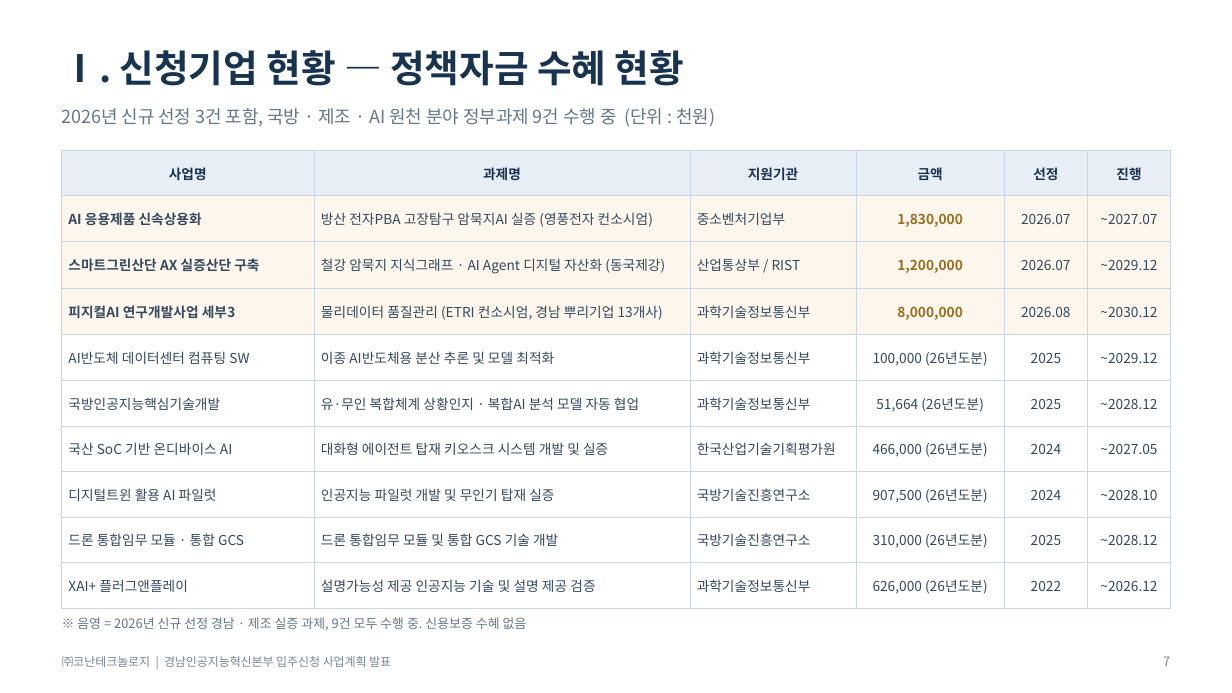
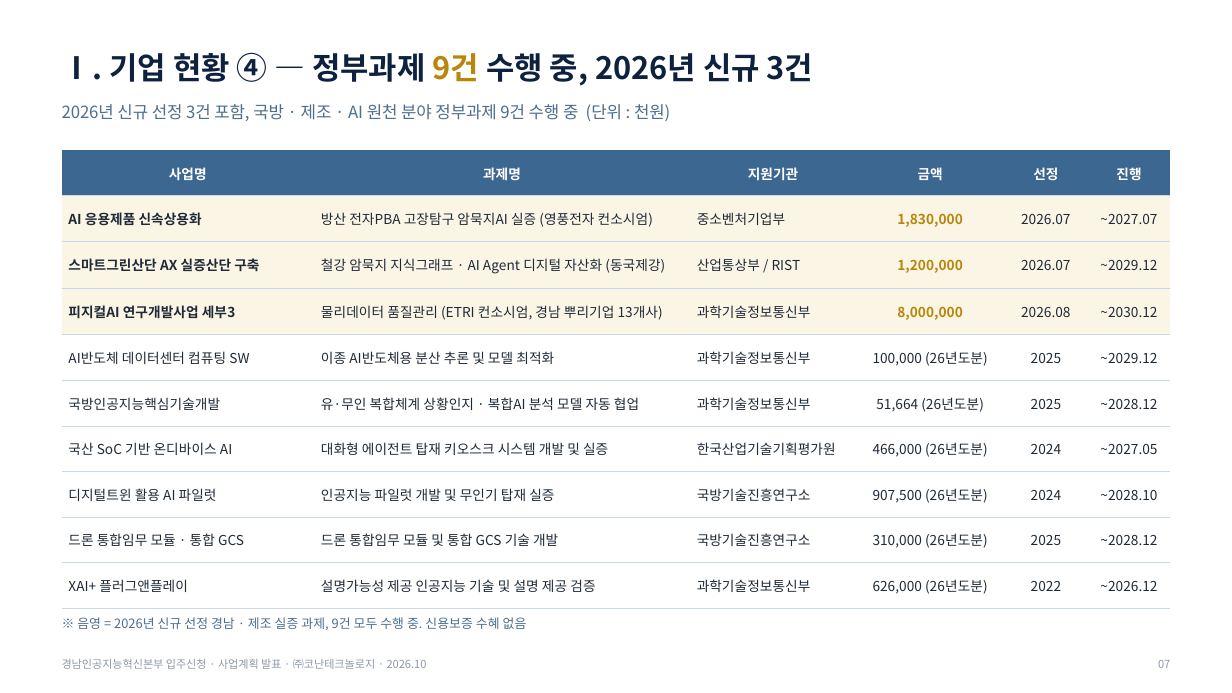
Before and after one commit to Jacob-Yeom/claude, a slide deck: slide 7 of deliverables/gyeongnam_tp_pitch/Konan_GyeongnamAI_Tenancy_Pitch_15min.pptx. Drawn at 1232x693 pixels with LibreOffice and Linux fonts; fonts in the diff are those of the drawing. Boxes give left, top, right and bottom in pixels: in the first picture for what was removed or moved away, otherwise in the second. Text is boxed around its words. In the diff, an @@ line names an element or a change of style, - is before the commit and + after.

```diff
--- a/deliverables/gyeongnam_tp_pitch/Konan_GyeongnamAI_Tenancy_Pitch_15min.pptx
+++ b/deliverables/gyeongnam_tp_pitch/Konan_GyeongnamAI_Tenancy_Pitch_15min.pptx
@@ text at bbox=[62, 52, 814, 86]: text changed; size 22 to 18 pt; text colour #18334F to #0E2240 @@
-Ⅰ. 신청기업 현황 — 정책자금 수혜 현황
+Ⅰ. 기업 현황 ④ — 정부과제 9건 수행 중, 2026년 신규 3건
@@ text "2026년 신규 선정 3건 포함, ..." at bbox=[62, 104, 670, 121]: size 10.5 to 9.8 pt, text colour #65768A to #4D6E8E @@
@@ table at bbox=[62, 150, 1170, 598] @@
@@ fill #E8EEF5 to #3C6791 in row 1 @@
@@ fill #FDF6EC to #FBF5E6 in 18 cells @@
@@ text colour #18334F to #FFFFFF in "사업명", "과제명", "지원기관", "금액" and 2 more places @@
@@ text colour #34485E to #1F2A37 @@
@@ text colour #986D20 to #B8860B in "1,830,000", "1,200,000", "8,000,000" @@
@@ borders changed @@
@@ text "※ 음영 = 2026년 신규 ..." at bbox=[77, 617, 527, 630]: text colour #65768A to #4D6E8E @@
@@ text at bbox=[62, 659, 427, 669]: text changed; size 7 to 6.5 pt; text colour #77869A to #8E99A5 @@
-㈜코난테크놀로지 | 경남인공지능혁신본부 입주신청 사업계획 발표
+경남인공지능혁신본부 입주신청 · 사업계획 발표 · ㈜코난테크놀로지 · 2026.10
@@ text at bbox=[1158, 660, 1170, 668]: text changed; size 7.5 to 6.5 pt; text colour #77869A to #8E99A5 @@
-7
+07
```
Also in this commit, not shown: 17 other slides changed, 2 slides added, 1 slide removed, 3 other files.
